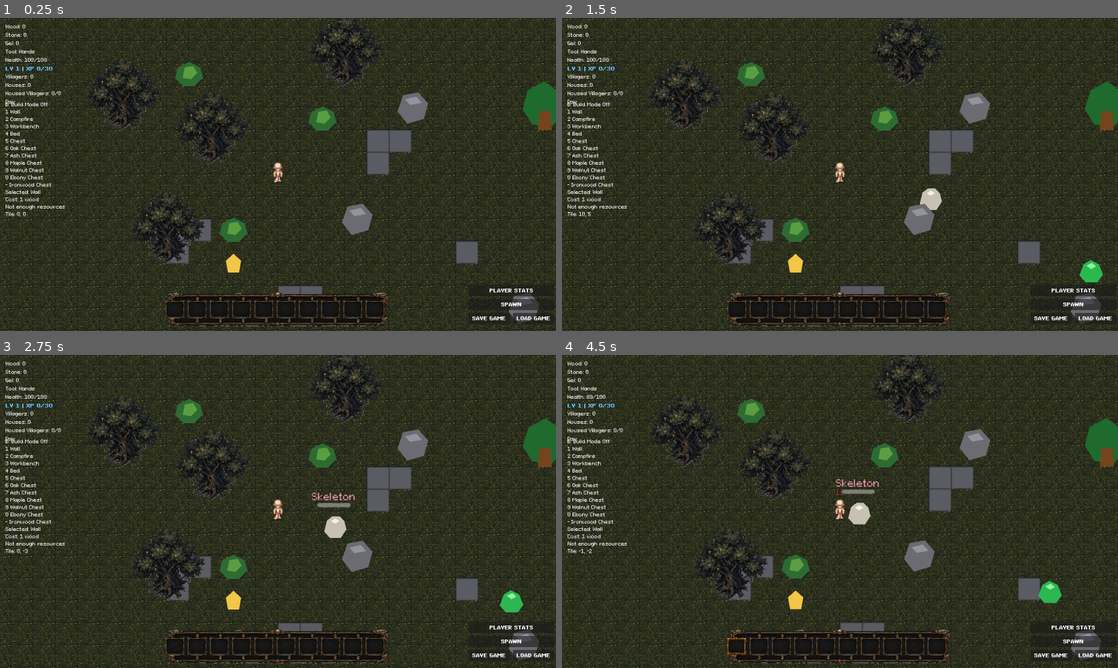
Above: before the commit, frames 1-4 (two rows, left to right).
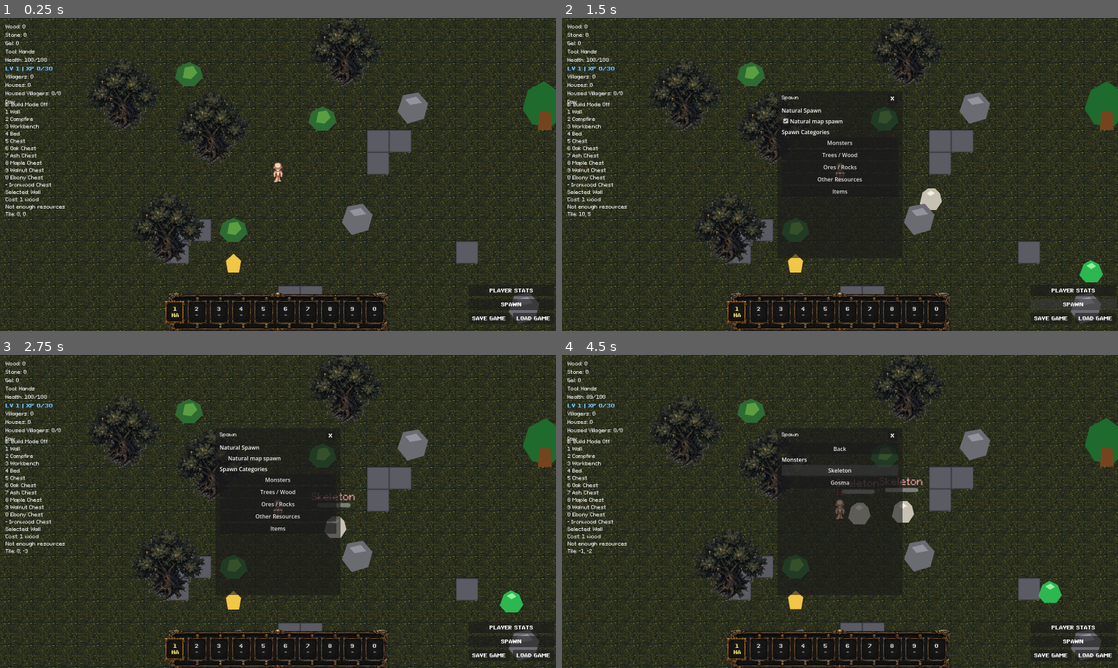
Above: after the commit, the same moments.

Repository: ramonsamagaio/Oathwake-Main
Game: Godot game, scene res://scenes/Main.tscn
Same seed, same stepped clock (60 frames per second), same inputs: the game is played once before the commit and once after it. This scene is started directly instead of the project's main scene.
Inputs (mouse positions are in pixels of both pictures, inside the frame that each line leads up to):
- Up to frame 1 (0.25 s): no input
- Up to frame 2 (1.5 s): click "PLAYER STATS" at 0.5 s; click "SPAWN" at 1.25 s
- Up to frame 3 (2.75 s): click (278, 458) at 2 s, where only the run after the commit has a clickable "Natural map spawn"
- Up to frame 4 (4.5 s): click (734, 646) at 2.77 s; click (840, 480) at 3.5 s, where only the run after the commit has a clickable "Monsters"; click (840, 470) at 4.25 s, where only the run after the commit has a clickable "Skeleton"

The runs differ from the first frame. In frame 1, 1.2% of the frame differs, in the area x 29-70%, y 89-100%; in frame 2, 3.5%; in frame 3, 3.7%, in the area x 29-70%, y 23-100%; in frame 4, 3.6%.
Error before the commit: Parse Error: Function "_get_item_data()" not found in base self. (res://scripts/ui/InventoryUI.gd:67)

Commit message:
Mistureba1

Diff:
--- a/scripts/ui/InventoryUI.gd
+++ b/scripts/ui/InventoryUI.gd
@@ -625,3 +625,53 @@
 func _on_trash_canceled() -> void:
 	_pending_trash_data = {}
 	details_label.text = "Cancelled."
+
+
+func _get_item_data(item_id: String) -> Dictionary:
+	var content_db := get_node_or_null("/root/ContentDB")
+	if content_db == null or not content_db.has_method("has_item") or not content_db.has_item(item_id):
+		return {}
+
+	return content_db.get_item(item_id)
+
+
+func _get_item_details_text(item_id: String, quantity: int, slot_index: int) -> String:
+	var item_data: Dictionary = _get_item_data(item_id)
+	var slot_data: Dictionary = inventory.get_slot(slot_index) if inventory != null else {}
+	var raw_metadata: Variant = slot_data.get("metadata", {})
+	var metadata: Dictionary = raw_metadata if raw_metadata is Dictionary else {}
+	var lines := [
+		str(item_data.get("display_name", item_id.capitalize())),
+		"ID: %s" % item_id,
+		"Slot: %d" % (slot_index + 1),
+		"Amount: %d" % quantity,
+		"Stack: %d" % int(item_data.get("stack_size", 99)),
+		"Tier: %s" % str(item_data.get("tier", "N/A")),
+		"Type: %s" % str(item_data.get("item_type", "N/A")),
+		"Family: %s" % str(item_data.get("material_family", "N/A")),
+	]
+
+	var description := str(item_data.get("description", ""))
+	if not description.is_empty():
+		lines.append(description)
+
+	if str(item_data.get("item_type", "")) == "tool":
+		lines.append("Tool: %s T%s" % [str(item_data.get("tool_type", "N/A")), str(item_data.get("tool_tier", "N/A"))])
+		lines.append("Damage: %s" % str(item_data.get("tool_damage", "N/A")))
+
+	var max_dura := int(item_data.get("durability", 0))
+	if max_dura > 0:
+		var current_dura := int(metadata.get("current_durability", max_dura))
+		if current_dura <= 0:
+			lines.append("Durability: BROKEN")
+		else:
+			lines.append("Durability: %d / %d" % [current_dura, max_dura])
+
+	var combat_value: Variant = item_data.get("combat", {})
+	if combat_value is Dictionary:
+		var combat: Dictionary = combat_value
+		lines.append("Attack: %s" % str(combat.get("attack_power", "N/A")))
+		lines.append("Damage Type: %s" % str(combat.get("damage_type", "N/A")))
+		lines.append("Crit Bonus: %s" % str(combat.get("crit_chance_bonus", "N/A")))
+
+	return "\n".join(lines)
